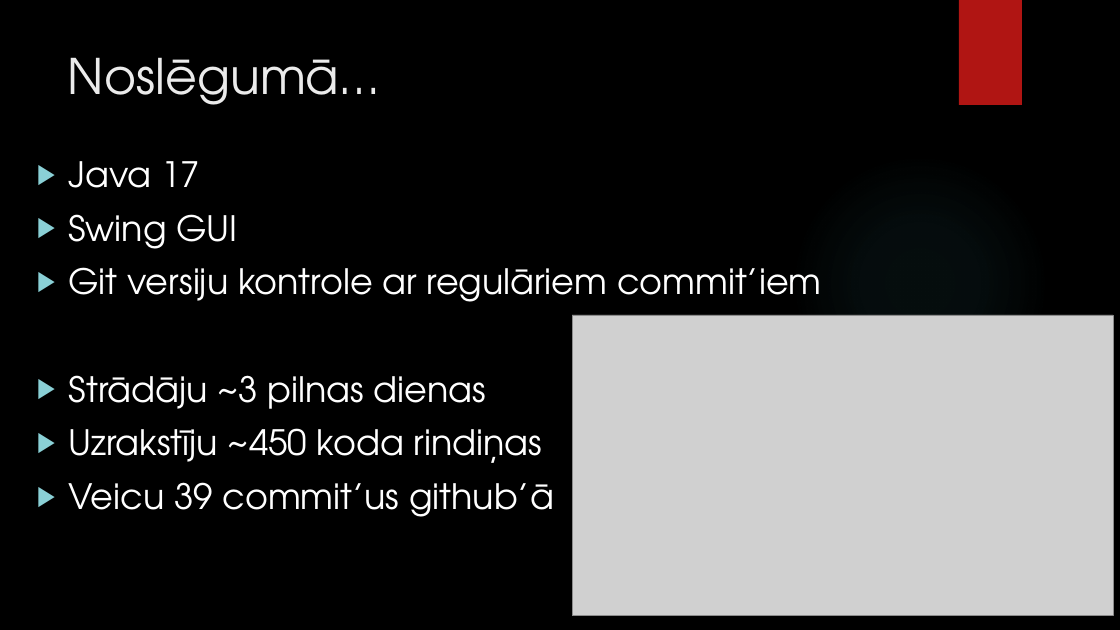
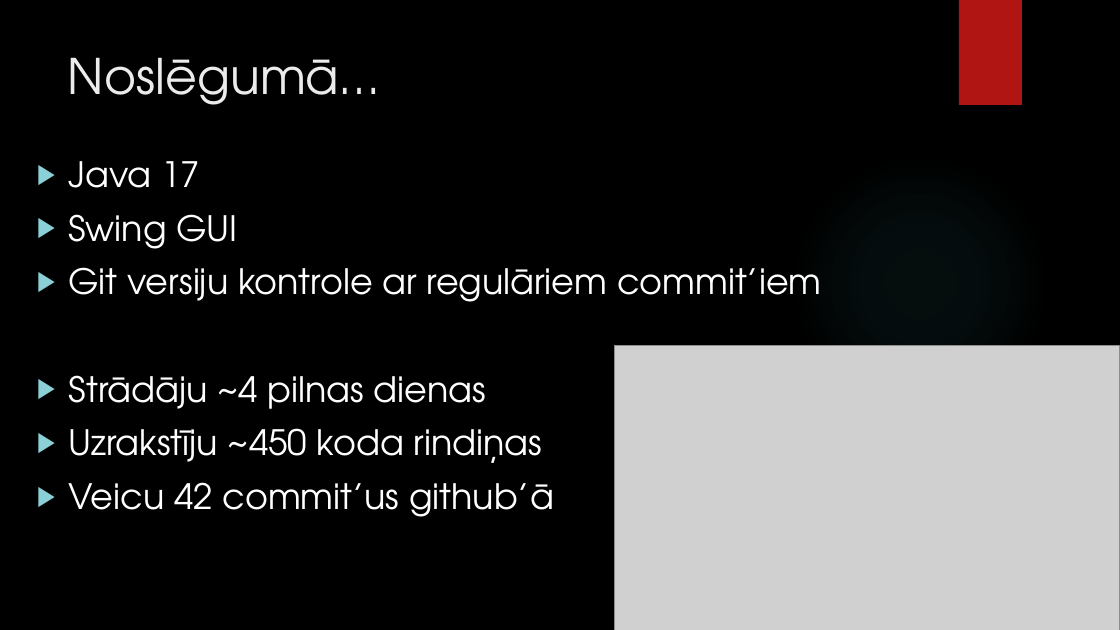
Before and after one commit to Edzhons/eksamens-krumins, a slide deck: slide 7 of macibu_materiali/eksamens_krumins.pptx. Drawn at 1120x630 pixels with LibreOffice and Linux fonts; fonts in the diff are those of the drawing; grey boxes stand for pictures; background and template pictures are left out. Boxes give left, top, right and bottom in pixels: in the first picture for what was removed or moved away, otherwise in the second. Text is boxed around its words. In the diff, an @@ line names an element or a change of style, - is before the commit and + after.

Commit message:
Tagad gan pēdējais commits ;]

```diff
--- a/macibu_materiali/eksamens_krumins.pptx
+++ b/macibu_materiali/eksamens_krumins.pptx
@@ picture: place and size @@
-picture at box(572, 315, 1113, 616)
+picture at box(614, 345, 1119, 630)
@@ text at box(68, 375, 486, 409): text changed @@
-▶ Strādāju ~3 pilnas dienas
+▶ Strādāju ~4 pilnas dienas
@@ text at box(68, 482, 554, 517): text changed @@
-▶ Veicu 39 commit’us github’ā
+▶ Veicu 42 commit’us github’ā
```
